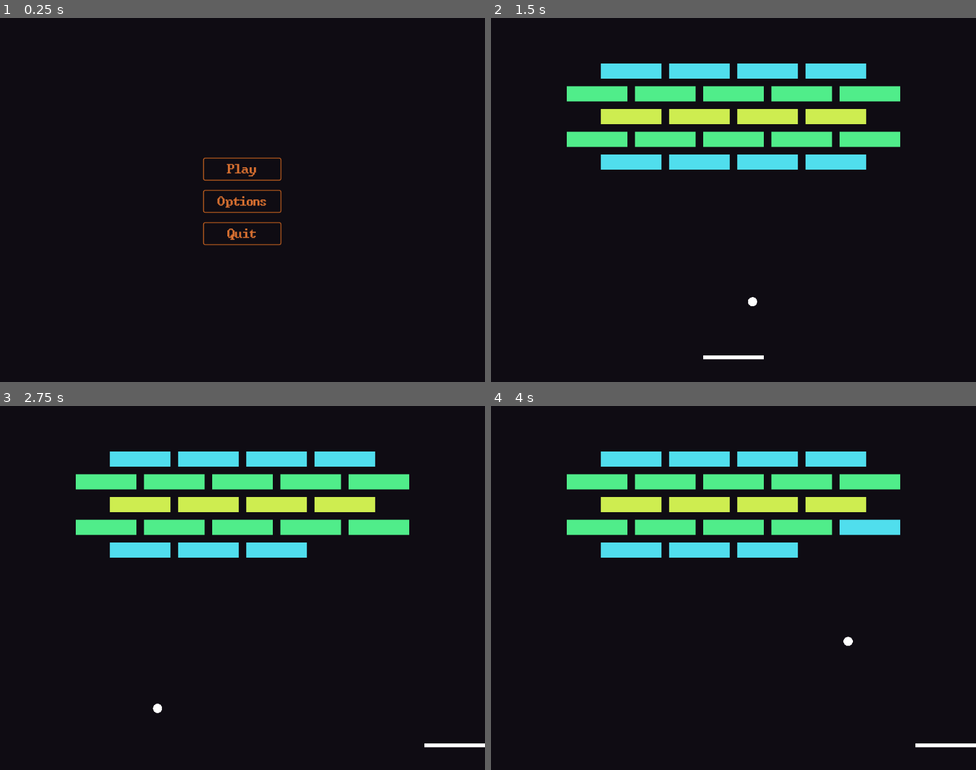
Above: before the commit, frames 1-4 (two rows, left to right).
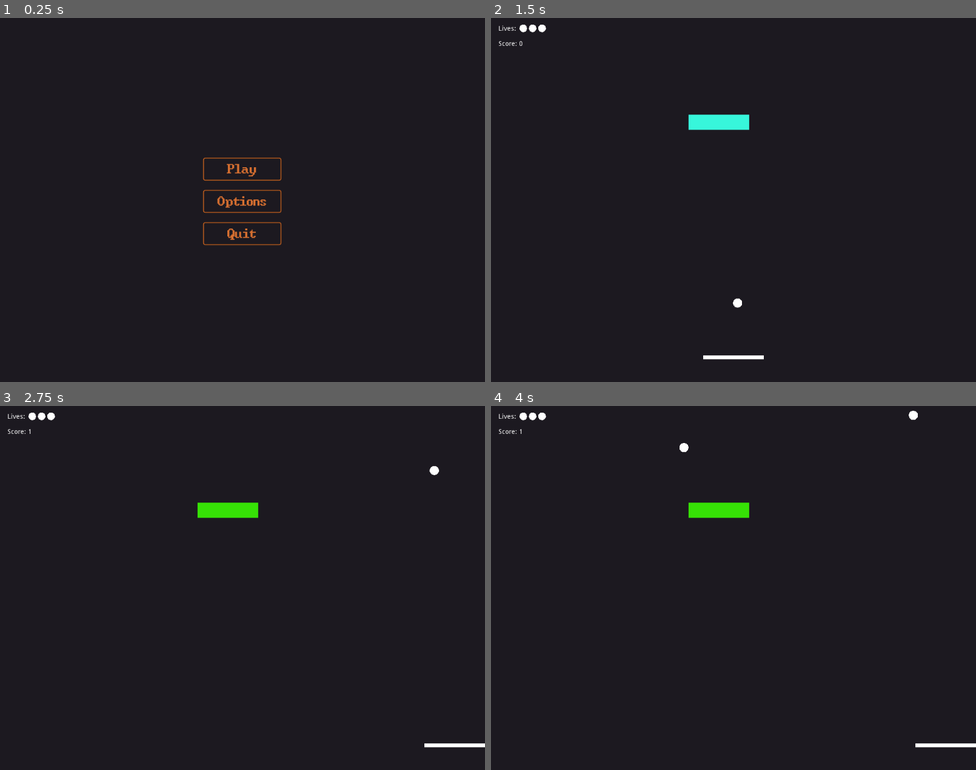
Above: after the commit, the same moments.

Repository: nbetts/MyBreakout
Game: Godot game, scene res://Game.tscn
Two runs of this game, one before a commit and one after it. Both use one fixed random seed, a clock stepped at 60 frames per second and the inputs below.
Inputs:
- Up to frame 1 (0.25 s): no input
- Up to frame 2 (1.5 s): click "Play" at 0.5 s; click "01" at 1.25 s
- Up to frame 3 (2.75 s): hold Right (ui_right) from 2.03 s (still down)
- Up to frame 4 (4 s): release Right (ui_right) at 2.78 s; hold Down (ui_down) 2.78-3.53 s; hold Right (ui_right) from 3.53 s (still down)

The runs differ from the first frame. In frame 2, 12% of the frame differs, in the area x 1-85%, y 1-80%; in frame 3, 12%; in frame 4, 12%.

Commit message:
bug fixes and field UI

Diff:
--- a/Game.gd
+++ b/Game.gd
@@ -26,6 +26,7 @@
 
 	# add field scene
 	field = field_scene.instance()
+	field.connect("game_over", self, "game_over");
 	add_child(field)
 	field.begin_game(level)
 	get_tree().paused = false
@@ -33,3 +34,8 @@
 
 func _on_UI_level_unselected():
 	field.queue_free()
+
+
+func game_over():
+	get_tree().paused = true
+	ui.gameOverMenu.set_deferred("visible", true)
--- a/entities/brick/Brick.gd
+++ b/entities/brick/Brick.gd
@@ -1,8 +1,7 @@
 class_name Brick
 extends StaticBody2D
 
-signal tookHit
-signal died
+signal damageTaken(damage)
 
 export var health = 5
 
@@ -14,21 +13,22 @@
 
 func update_color():
 	match health:
-		7: polygon.color = '#7b51ee'
-		6: polygon.color = '#e551ee'
-		5: polygon.color = '#ee5c51'
-		4: polygon.color = '#eead51'
-		3: polygon.color = '#cfee51'
-		2: polygon.color = '#51ee8b'
-		1: polygon.color = '#51dfee'
+		1: polygon.color = '#c30834'
+		2: polygon.color = '#ed760c'
+		3: polygon.color = '#f7ff00'
+		4: polygon.color = '#37e207'
+		5: polygon.color = '#38f7dc'
+		6: polygon.color = '#1567f4'
+		7: polygon.color = '#5d0ee9'
+		8: polygon.color = '#e00fd3'
 		_: polygon.color = '#000000'
 
 
 func take_hit(damage):
-	health -= damage
+	var damageTaken = min(damage, health)
+	health -= damageTaken
 	if health > 0:
 		update_color()
-		emit_signal("tookHit")
+		emit_signal("damageTaken", damageTaken)
 	else:
 		queue_free()
-		emit_signal("died")
--- a/entities/brick/Brick.tscn
+++ b/entities/brick/Brick.tscn
@@ -17,5 +17,5 @@
 
 [node name="Polygon2D" type="Polygon2D" parent="."]
 scale = Vector2( 1.33333, 1 )
-color = Color( 0.317647, 0.933333, 0.545098, 1 )
+color = Color( 0.364706, 0.054902, 0.913725, 1 )
 polygon = PoolVector2Array( -48, -16, 48, -16, 48, 16, -48, 16, -48, -16 )
--- a/entities/field/Field.gd
+++ b/entities/field/Field.gd
@@ -1,19 +1,24 @@
 class_name Field
 extends Node2D
 
-signal ball_fell_through_floor
+signal game_over
 
 const ball_scene = preload("res://entities/ball/Ball.tscn")
 var ball = null
+var current_level = null
+
+var player_lives = 0
+var player_score = 0
 var ballsInPlay = 0
-var current_level = null
 var max_level_score = 0
-var player_score = 0
 
 onready var paddle = $Paddle
+onready var livesIndicator = $LivesIndicator
+onready var scoreLabel = $ScoreLabel
 
 func _ready():
 	randomize()
+
 
 
 func _input(event):
@@ -23,6 +28,7 @@
 
 
 func _on_Floor_body_entered(body):
+	update_lives(player_lives - 1)
 	ballsInPlay -= 1
 
 	if ballsInPlay <= 0:
@@ -31,23 +37,40 @@
 
 func place_ball():
 	ball = ball_scene.instance()
-	add_child(ball)
+	call_deferred("add_child", ball)
 	var ballPosition = Vector2(paddle.position.x, paddle.position.y - 15)
 	ball.put_in_play(ballPosition)
 	ballsInPlay += 1
 
 
 func begin_game(level):
-	player_score = 0
 	var current_level_scene = load("res://levels/Level%d.tscn" % level)
 
 	if current_level != null:
 		remove_child(current_level)
 
-	current_level = current_level_scene.instance()
+	current_level = current_level_scene.instance() as Level
+	current_level.connect("damageTaken", self, "add_to_score")
 	add_child(current_level)
-
 
 	paddle.position.x = get_viewport_rect().size.x / 2
 	place_ball()
-	# todo: place bricks
+	update_lives(3)
+	update_score(0)
+
+
+func update_lives(lives):
+	player_lives = lives
+	livesIndicator.rect_size.x = lives * 40
+
+	if (lives <= 0):
+		emit_signal("game_over")
+
+
+func add_to_score(points):
+	update_score(player_score + points)
+
+
+func update_score(score):
+	player_score = score
+	scoreLabel.text = 'Score: ' + str(score)
--- a/entities/field/Field.tscn
+++ b/entities/field/Field.tscn
@@ -1,7 +1,8 @@
-[gd_scene load_steps=7 format=2]
+[gd_scene load_steps=8 format=2]
 
 [ext_resource path="res://entities/paddle/Paddle.tscn" type="PackedScene" id=1]
 [ext_resource path="res://entities/field/Field.gd" type="Script" id=2]
+[ext_resource path="res://ui/ball.png" type="Texture" id=3]
 
 [sub_resource type="RectangleShape2D" id=1]
 extents = Vector2( 512, 7.99994 )
@@ -45,4 +46,36 @@
 
 [node name="Paddle" parent="." instance=ExtResource( 1 )]
 position = Vector2( 512, 716 )
+
+[node name="LivesLabel" type="Label" parent="."]
+margin_left = 16.0
+margin_top = 16.0
+margin_right = 56.0
+margin_bottom = 30.0
+text = "Lives:"
+__meta__ = {
+"_edit_use_anchors_": false
+}
+
+[node name="LivesIndicator" type="TextureRect" parent="."]
+margin_left = 60.0
+margin_top = 14.0
+margin_right = 100.0
+margin_bottom = 46.0
+rect_scale = Vector2( 0.5, 0.5 )
+texture = ExtResource( 3 )
+stretch_mode = 2
+__meta__ = {
+"_edit_use_anchors_": false
+}
+
+[node name="ScoreLabel" type="Label" parent="."]
+margin_left = 16.0
+margin_top = 48.0
+margin_right = 67.0
+margin_bottom = 62.0
+text = "Score: 0"
+__meta__ = {
+"_edit_use_anchors_": false
+}
 [connection signal="body_entered" from="Floor" to="." method="_on_Floor_body_entered"]
--- /dev/null
+++ b/levels/Level.gd
@@ -0,0 +1,13 @@
+class_name Level
+extends Node2D
+
+signal damageTaken(damage)
+
+func _ready():
+	var children = get_children()
+	for child in children:
+		child.connect("damageTaken", self, "emit_damage")
+
+
+func emit_damage(damage):
+	emit_signal("damageTaken", damage)
--- a/levels/Level1.tscn
+++ b/levels/Level1.tscn
@@ -1,93 +1,10 @@
-[gd_scene load_steps=2 format=2]
+[gd_scene load_steps=3 format=2]
 
 [ext_resource path="res://entities/brick/Brick.tscn" type="PackedScene" id=1]
+[ext_resource path="res://levels/Level.gd" type="Script" id=2]
 
-[node name="Level1" type="Node2D"]
+[node name="Level" type="Node2D"]
+script = ExtResource( 2 )
 
-[node name="Brick9" parent="." instance=ExtResource( 1 )]
-position = Vector2( 656, 256 )
-health = 2
-
-[node name="Brick10" parent="." instance=ExtResource( 1 )]
-position = Vector2( 800, 256 )
-health = 2
-
-[node name="Brick11" parent="." instance=ExtResource( 1 )]
-position = Vector2( 512, 256 )
-health = 2
-
-[node name="Brick12" parent="." instance=ExtResource( 1 )]
-position = Vector2( 368, 256 )
-health = 2
-
-[node name="Brick13" parent="." instance=ExtResource( 1 )]
-position = Vector2( 224, 256 )
-health = 2
-
-[node name="Brick5" parent="." instance=ExtResource( 1 )]
-position = Vector2( 296, 208 )
-health = 3
-
-[node name="Brick6" parent="." instance=ExtResource( 1 )]
-position = Vector2( 440, 208 )
-health = 3
-
-[node name="Brick14" parent="." instance=ExtResource( 1 )]
-position = Vector2( 728, 208 )
-health = 3
-
-[node name="Brick7" parent="." instance=ExtResource( 1 )]
-position = Vector2( 584, 208 )
-health = 3
-
-[node name="Brick23" parent="." instance=ExtResource( 1 )]
-position = Vector2( 296, 304 )
-health = 1
-
-[node name="Brick24" parent="." instance=ExtResource( 1 )]
-position = Vector2( 440, 304 )
-health = 1
-
-[node name="Brick25" parent="." instance=ExtResource( 1 )]
-position = Vector2( 728, 304 )
-health = 1
-
-[node name="Brick26" parent="." instance=ExtResource( 1 )]
-position = Vector2( 584, 304 )
-health = 1
-
-[node name="Brick15" parent="." instance=ExtResource( 1 )]
-position = Vector2( 656, 160 )
-health = 2
-
-[node name="Brick16" parent="." instance=ExtResource( 1 )]
-position = Vector2( 800, 160 )
-health = 2
-
-[node name="Brick17" parent="." instance=ExtResource( 1 )]
-position = Vector2( 512, 160 )
-health = 2
-
-[node name="Brick18" parent="." instance=ExtResource( 1 )]
-position = Vector2( 368, 160 )
-health = 2
-
-[node name="Brick19" parent="." instance=ExtResource( 1 )]
-position = Vector2( 224, 160 )
-health = 2
-
-[node name="Brick8" parent="." instance=ExtResource( 1 )]
-position = Vector2( 296, 112 )
-health = 1
-
-[node name="Brick20" parent="." instance=ExtResource( 1 )]
-position = Vector2( 440, 112 )
-health = 1
-
-[node name="Brick21" parent="." instance=ExtResource( 1 )]
-position = Vector2( 728, 112 )
-health = 1
-
-[node name="Brick22" parent="." instance=ExtResource( 1 )]
-position = Vector2( 584, 112 )
-health = 1
+[node name="Brick" parent="." instance=ExtResource( 1 )]
+position = Vector2( 480.72, 219.983 )
--- a/levels/Level2.tscn
+++ /dev/null
@@ -1,68 +0,0 @@
-[gd_scene load_steps=2 format=2]
-
-[ext_resource path="res://entities/brick/Brick.tscn" type="PackedScene" id=1]
-
-[node name="Level1" type="Node2D"]
-
-[node name="Brick9" parent="." instance=ExtResource( 1 )]
-position = Vector2( 656, 256 )
-health = 2
-
-[node name="Brick11" parent="." instance=ExtResource( 1 )]
-position = Vector2( 512, 256 )
-health = 2
-
-[node name="Brick12" parent="." instance=ExtResource( 1 )]
-position = Vector2( 368, 256 )
-health = 2
-
-[node name="Brick5" parent="." instance=ExtResource( 1 )]
-position = Vector2( 296, 208 )
-health = 3
-
-[node name="Brick6" parent="." instance=ExtResource( 1 )]
-position = Vector2( 440, 208 )
-health = 3
-
-[node name="Brick14" parent="." instance=ExtResource( 1 )]
-position = Vector2( 728, 208 )
-health = 3
-
-[node name="Brick7" parent="." instance=ExtResource( 1 )]
-position = Vector2( 584, 208 )
-health = 3
-
-[node name="Brick24" parent="." instance=ExtResource( 1 )]
-position = Vector2( 440, 304 )
-health = 1
-
-[node name="Brick25" parent="." instance=ExtResource( 1 )]
-position = Vector2( 512, 352 )
-health = 4
-
-[node name="Brick27" parent="." instance=ExtResource( 1 )]
-position = Vector2( 512, 64 )
-
-[node name="Brick26" parent="." instance=ExtResource( 1 )]
-position = Vector2( 584, 304 )
-health = 1
-
-[node name="Brick15" parent="." instance=ExtResource( 1 )]
-position = Vector2( 656, 160 )
-health = 2
-
-[node name="Brick17" parent="." instance=ExtResource( 1 )]
-position = Vector2( 512, 160 )
-health = 2
-
-[node name="Brick18" parent="." instance=ExtResource( 1 )]
-position = Vector2( 368, 160 )
-health = 2
-
-[node name="Brick20" parent="." instance=ExtResource( 1 )]
-position = Vector2( 440, 112 )
-health = 1
-
-[node name="Brick22" parent="." instance=ExtResource( 1 )]
-position = Vector2( 584, 112 )
-health = 1
--- a/project.godot
+++ b/project.godot
@@ -24,6 +24,11 @@
 "language": "GDScript",
 "path": "res://entities/field/Field.gd"
 }, {
+"base": "Node2D",
+"class": "Level",
+"language": "GDScript",
+"path": "res://levels/Level.gd"
+}, {
 "base": "Button",
 "class": "MyButton",
 "language": "GDScript",
@@ -38,6 +43,7 @@
 "Ball": "",
 "Brick": "",
 "Field": "",
+"Level": "",
 "MyButton": "",
 "Paddle": ""
 }
@@ -83,5 +89,5 @@
 
 [rendering]
 
-environment/default_clear_color=Color( 0.0627451, 0.0509804, 0.0784314, 1 )
+environment/default_clear_color=Color( 0.113725, 0.101961, 0.129412, 1 )
 environment/default_environment="res://default_env.tres"
--- a/ui/Levels.gd
+++ b/ui/Levels.gd
@@ -25,7 +25,6 @@
 	for level in levels:
 		var level_button = MyButton.new()
 		level_button.text = "%02d" % level
-		print('level ', level)
 		level_button.connect("pressed", self, "level_button_press", [level])
 		add_child(level_button)
 
--- a/ui/Theme.tres
+++ b/ui/Theme.tres
@@ -1,8 +1,9 @@
-[gd_resource type="Theme" load_steps=7 format=2]
+[gd_resource type="Theme" load_steps=9 format=2]
 
 [ext_resource path="res://ui/windows_command_prompt.ttf" type="DynamicFontData" id=1]
+[ext_resource path="res://ui/windows_command_prompt.tres" type="DynamicFontData" id=2]
 
-[sub_resource type="StyleBoxFlat" id=3]
+[sub_resource type="StyleBoxFlat" id=1]
 content_margin_left = 30.0
 content_margin_right = 30.0
 content_margin_top = 8.0
@@ -66,14 +67,18 @@
 corner_radius_bottom_right = 4
 corner_radius_bottom_left = 4
 
-[sub_resource type="DynamicFont" id=2]
+[sub_resource type="DynamicFont" id=6]
+size = 60
+font_data = ExtResource( 2 )
+
+[sub_resource type="DynamicFont" id=5]
 size = 35
 use_filter = true
 extra_spacing_char = -1
 font_data = ExtResource( 1 )
 
 [resource]
-default_font = SubResource( 2 )
+default_font = SubResource( 5 )
 Button/colors/font_color = Color( 0.843137, 0.439216, 0.192157, 1 )
 Button/colors/font_color_disabled = Color( 0.9, 0.9, 0.9, 0.2 )
 Button/colors/font_color_hover = Color( 1, 0.831373, 0.32549, 1 )
@@ -81,8 +86,17 @@
 Button/constants/hseparation = 2
 Button/fonts/font = null
 Button/styles/disabled = null
-Button/styles/focus = SubResource( 3 )
-Button/styles/hover = SubResource( 4 )
-Button/styles/normal = SubResource( 1 )
-Button/styles/pressed = SubResource( 5 )
+Button/styles/focus = SubResource( 1 )
+Button/styles/hover = SubResource( 2 )
+Button/styles/normal = SubResource( 3 )
+Button/styles/pressed = SubResource( 4 )
+Label/colors/font_color = Color( 0.843137, 0.439216, 0.192157, 1 )
+Label/colors/font_color_shadow = Color( 0, 0, 0, 0 )
+Label/colors/font_outline_modulate = Color( 1, 1, 1, 1 )
+Label/constants/line_spacing = 3
+Label/constants/shadow_as_outline = 0
+Label/constants/shadow_offset_x = 1
+Label/constants/shadow_offset_y = 1
+Label/fonts/font = SubResource( 6 )
+Label/styles/normal = null
 VBoxContainer/constants/separation = 20
--- a/ui/UI.gd
+++ b/ui/UI.gd
@@ -8,6 +8,9 @@
 onready var levelSelectMenu = $LevelSelectMenu
 onready var optionsMenu = $OptionsMenu
 onready var pauseMenu = $PauseMenu
+onready var gameOverMenu = $GameOverMenu
+
+var current_level = 1
 
 # Main menu
 func _on_Play_pressed():
@@ -38,7 +41,8 @@
 
 # Levels
 func _on_Levels_level_button_pressed(level):
-	emit_signal("level_selected", level)
+	current_level = level
+	emit_signal("level_selected", current_level)
 
 
 # Pause menu
@@ -55,3 +59,15 @@
 	levelSelectMenu.set_deferred("visible", true)
 	pauseMenu.set_deferred("visible", false)
 	emit_signal("level_unselected")
+
+
+# Game over screen
+func _on_RestartLevel_pressed():
+	gameOverMenu.set_deferred("visible", false)
+	emit_signal("level_selected", current_level)
+
+
+func _on_GameOverLevelSelect_pressed():
+	gameOverMenu.set_deferred("visible", false)
+	levelSelectMenu.set_deferred("visible", false)
+	emit_signal("level_unselected")
--- a/ui/UI.tscn
+++ b/ui/UI.tscn
@@ -95,6 +95,43 @@
 
 [node name="QuitLevel" parent="PauseMenu" instance=ExtResource( 4 )]
 text = "Quit Level"
+
+[node name="GameOverMenu" type="CenterContainer" parent="."]
+visible = false
+margin_left = 275.0
+margin_top = 323.0
+margin_right = 748.0
+margin_bottom = 445.0
+
+[node name="VBoxContainer" type="VBoxContainer" parent="GameOverMenu"]
+margin_right = 473.0
+margin_bottom = 122.0
+
+[node name="GameOverLabel" type="Label" parent="GameOverMenu/VBoxContainer"]
+margin_right = 473.0
+margin_bottom = 54.0
+text = "Game Over!"
+align = 1
+
+[node name="HBoxContainer" type="HBoxContainer" parent="GameOverMenu/VBoxContainer"]
+margin_top = 74.0
+margin_right = 473.0
+margin_bottom = 122.0
+
+[node name="RestartLevel" parent="GameOverMenu/VBoxContainer/HBoxContainer" instance=ExtResource( 4 )]
+anchor_right = 0.0
+anchor_bottom = 0.0
+margin_right = 246.0
+margin_bottom = 48.0
+text = "Restart Level"
+
+[node name="GameOverLevelSelect" parent="GameOverMenu/VBoxContainer/HBoxContainer" instance=ExtResource( 4 )]
+anchor_right = 0.0
+anchor_bottom = 0.0
+margin_left = 250.0
+margin_right = 473.0
+margin_bottom = 48.0
+text = "Level Select"
 [connection signal="pressed" from="MainMenu/Play" to="." method="_on_Play_pressed"]
 [connection signal="pressed" from="MainMenu/Options" to="." method="_on_Options_pressed"]
 [connection signal="pressed" from="MainMenu/Quit" to="." method="_on_Quit_pressed"]
@@ -103,3 +140,5 @@
 [connection signal="pressed" from="OptionsMenu/OptionsBack" to="." method="_on_OptionsBack_pressed"]
 [connection signal="pressed" from="PauseMenu/Continue" to="." method="_on_Continue_pressed"]
 [connection signal="pressed" from="PauseMenu/QuitLevel" to="." method="_on_QuitLevel_pressed"]
+[connection signal="pressed" from="GameOverMenu/VBoxContainer/HBoxContainer/RestartLevel" to="." method="_on_RestartLevel_pressed"]
+[connection signal="pressed" from="GameOverMenu/VBoxContainer/HBoxContainer/GameOverLevelSelect" to="." method="_on_GameOverLevelSelect_pressed"]
Not shown: 3 places in ui/Theme.tres that only renumber resources
Binary file added: ui/ball.png
Not shown, added: ui/ball.png.import
